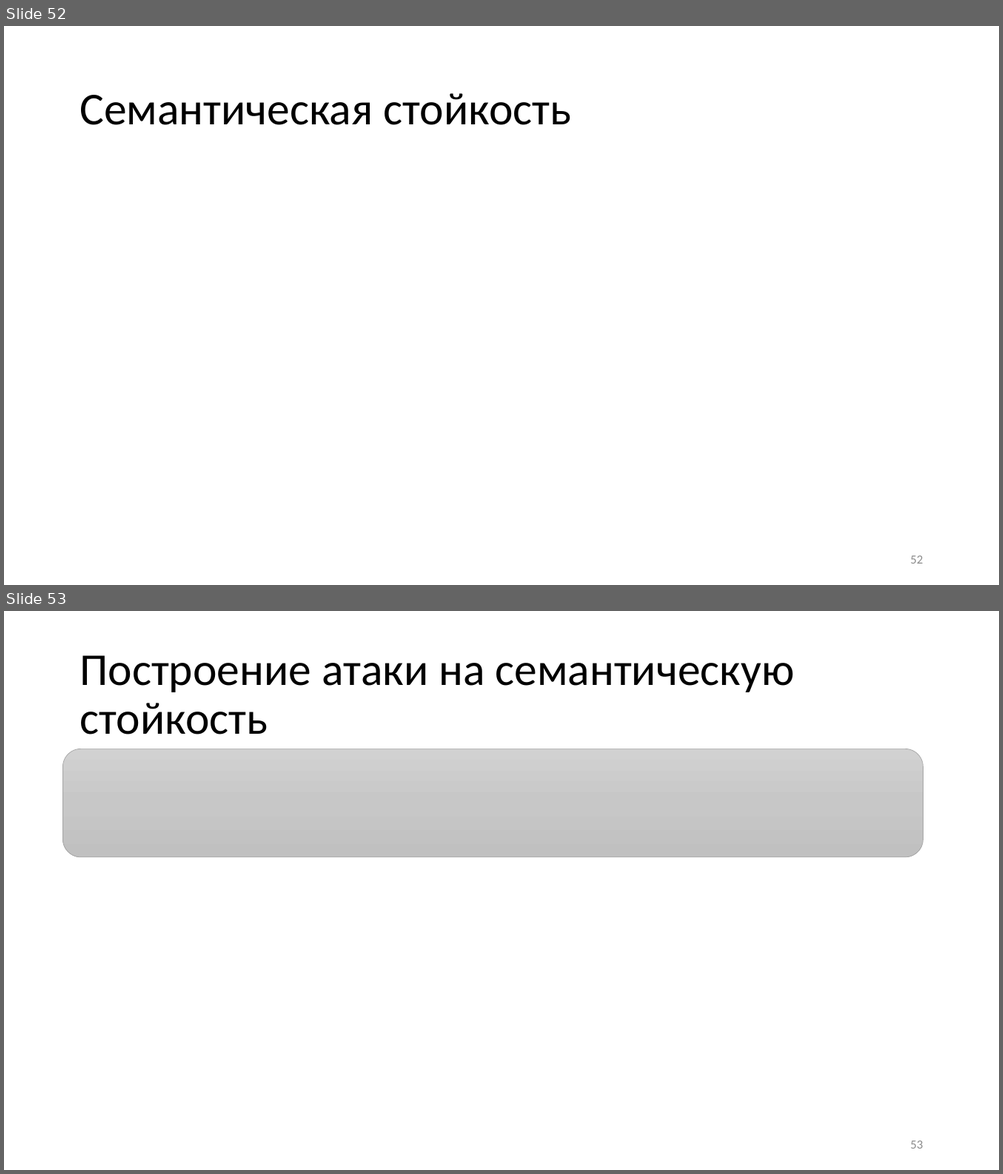
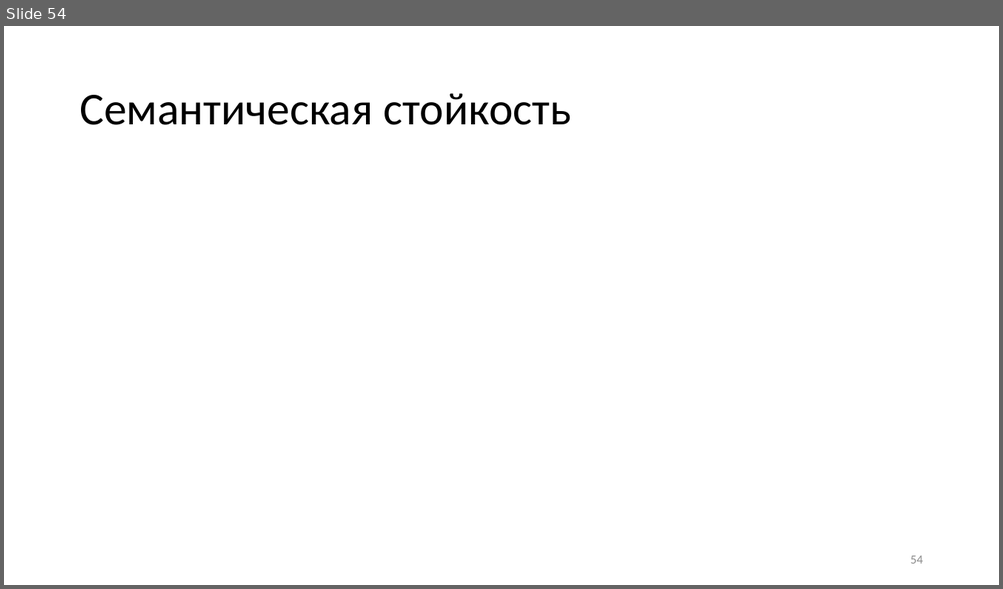
Before and after one commit to CryptoCourse/CryptoLectures, a slide deck: Lectures/Lecture1.pptx. Shown one above the other, each under a label of ours: slides 52 and 53 before the commit, slide 54 after it. The pictures are 1003x1174 and 1003x589 pixels, drawn with LibreOffice and Linux fonts; fonts in the diff are those of the drawing; grey boxes stand for pictures. Boxes give left, top, right and bottom in pixels: in the first picture for what was removed or moved away, otherwise in the second. Text is boxed around its words. In the diff, an @@ line names an element or a change of style, - is before the commit and + after.

```diff
--- a/Lectures/Lecture1.pptx
+++ b/Lectures/Lecture1.pptx
@@ slide 53 removed at bbox=[4, 611, 999, 1170], background #FFFFFF @@
@@ title removed at bbox=[79, 655, 794, 735] @@
-Построение атаки на семантическую стойкость
@@ rounded rectangle removed at bbox=[63, 749, 923, 857] @@
@@ page number removed at bbox=[910, 1141, 922, 1149] @@
-53
@@ what was slide 52 is now slide 54 @@
@@ page number at bbox=[910, 556, 922, 564]: text changed @@
-52
+54
```
Also in this commit, not shown: 4 slides changed, 3 slides added, 17 other slides removed, 1 other file.
